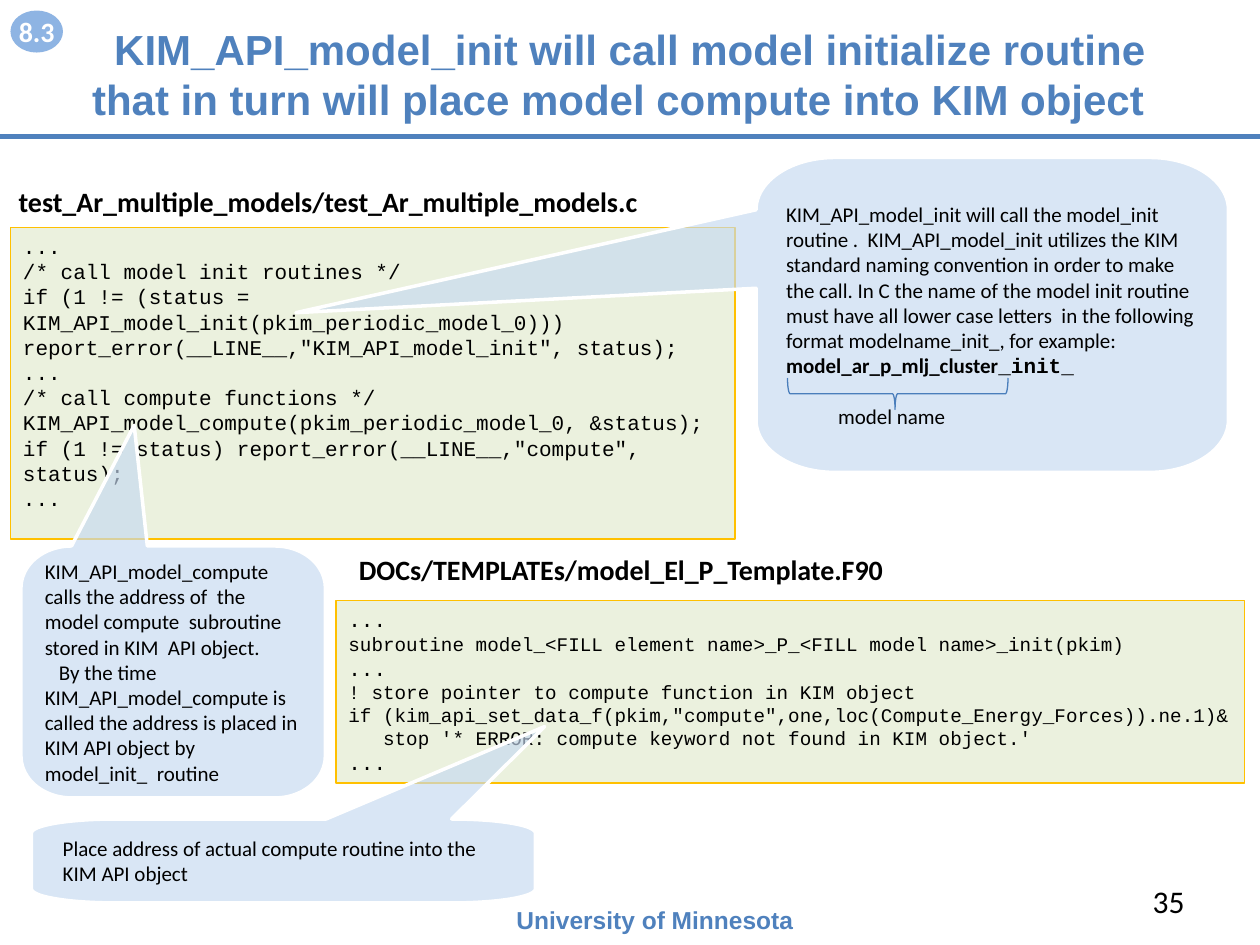
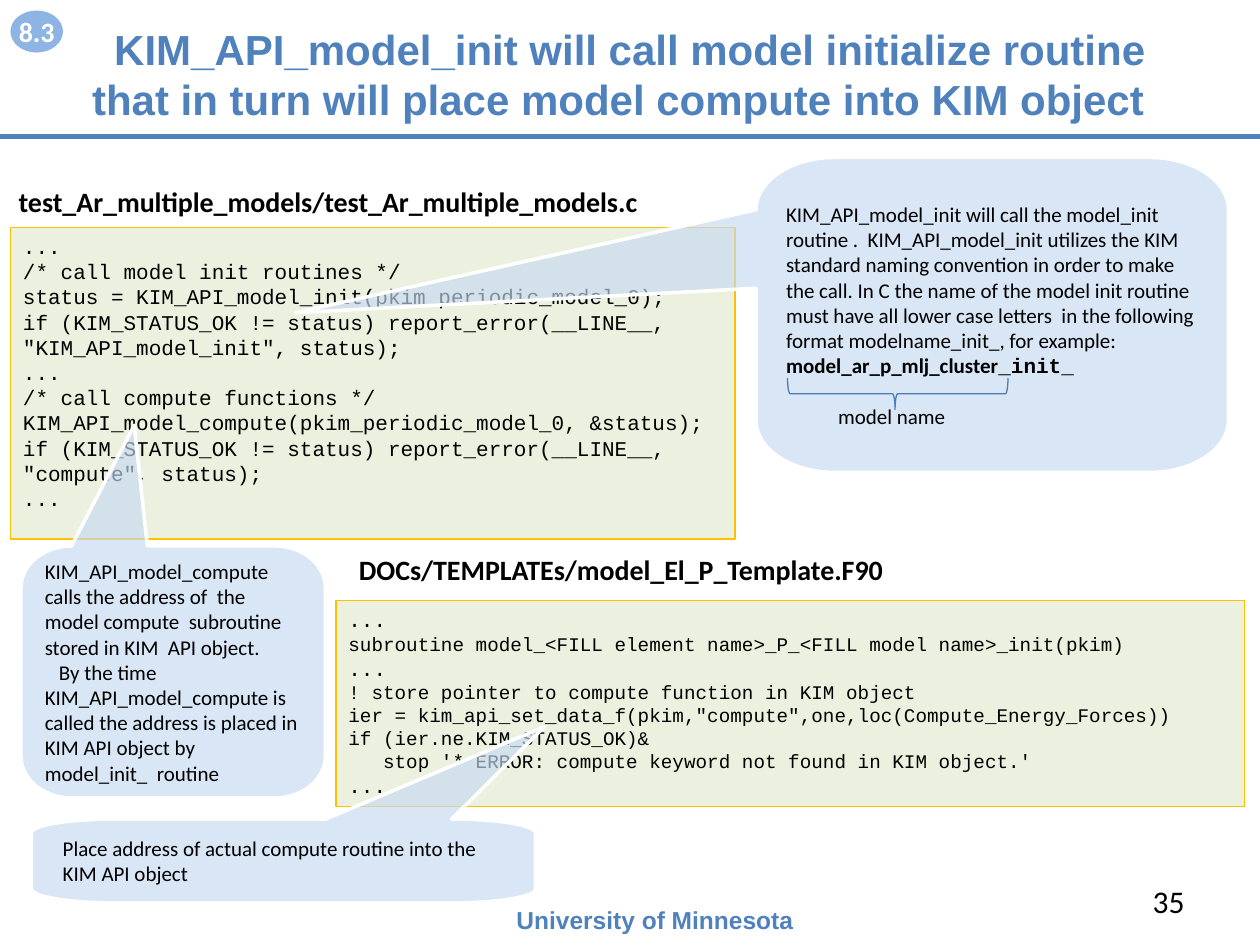
Before and after one commit to openkim/kim-api, a slide deck: slide 35 of DOCs/openkim-api-introduction.pptx. Drawn at 1260x945 pixels with LibreOffice and Linux fonts; fonts in the diff are those of the drawing. Boxes give left, top, right and bottom in pixels: in the first picture for what was removed or moved away, otherwise in the second. Text is boxed around its words. In the diff, an @@ line names an element or a change of style, - is before the commit and + after.

```diff
--- a/DOCs/openkim-api-introduction.pptx
+++ b/DOCs/openkim-api-introduction.pptx
@@ text in rectangle at (23, 289, 665, 360): text changed @@
-if (1 != (status = KIM_API_model_init(pkim_periodic_model_0))) report_error(__LINE__,"KIM_API_model_init", status);
+status = KIM_API_model_init(pkim_periodic_model_0);
+if (KIM_STATUS_OK != status) report_error(__LINE__, "KIM_API_model_init", status);
@@ text in rectangle at (23, 441, 665, 486): text changed @@
-if (1 != status) report_error(__LINE__,"compute", status);
+if (KIM_STATUS_OK != status) report_error(__LINE__, "compute", status);
@@ rectangle "...": place and size @@
-rectangle "..." at (336, 601, 1245, 784)
+rectangle "..." at (336, 601, 1245, 806)
@@ text in rectangle at (348, 709, 1170, 749): text changed @@
-if (kim_api_set_data_f(pkim,"compute",one,loc(Compute_Energy_Forces)).ne.1)&
+ier = kim_api_set_data_f(pkim,"compute",one,loc(Compute_Energy_Forces))
+if (ier.ne.KIM_STATUS_OK)&
```
Also in this commit, not shown: 7 other slides changed, 6 other files.
